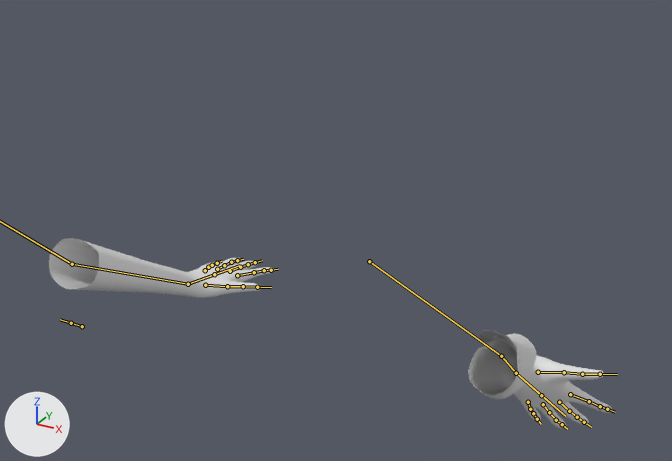
Before and after pictures for a commit that changed the FBX model Broken Dreams/Assets/3D Models/Weapons/Hands/Hands.fbx.
Before and after are seen from a 50 mm lens placed at (27.8, -52.9, 33.4), pointed at (2.1, -6.1, 10.1). Every picture has the same lights, and +X, +Y and +Z are marked at lower left. Both versions are drawn at frame 1 of the action 'handsrig|handsrigAction.002'; the numbers are the values there. The bones that bend it are drawn over the model as lines.
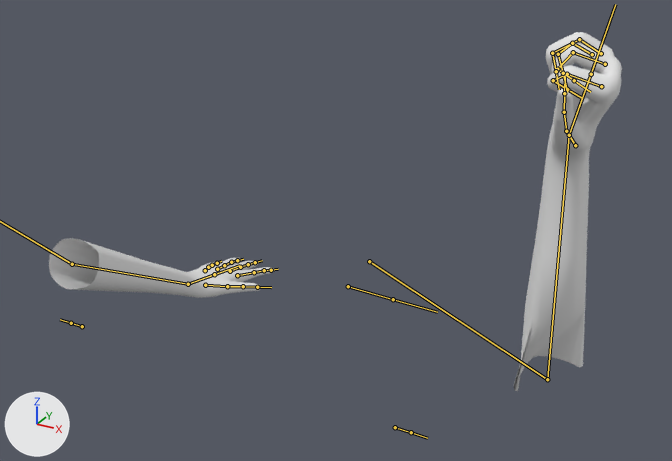
Commit message: updated Hand Anims

The change in detail:
Bone 'forearm.L' (bone_forearm_l) turns from (5, -2, -6) to (2, 13, -15) degrees about its own x, y and z.
Bone 'forearm.L.001' (bone_forearm_l_001) turns from (21, 119, 32) to (78, -26, 118) degrees about its own x, y and z.
Bone 'hand.L' (bone_hand_l) turns from (21, 39, 12) to (-5, 19, 16) degrees about its own x, y and z.
Bone 'th1.L' (bone_th1_l) turns from (0, 0, 0) to (-27, -7, -13) degrees about its own x, y and z.
Bone 'th2.L' (bone_th2_l) turns from (0, 0, 0) to (0, 0, -13) degrees about its own x, y and z.
Bone 'th3.L' (bone_th3_l) turns from (0, 0, 0) to (0, 0, -13) degrees about its own x, y and z.
Bone 'fi1.L' (bone_fi1_l) turns from (0, 0, 0) to (-81, -1, 6) degrees about its own x, y and z.
Bone 'fi2.L' (bone_fi2_l) turns from (0, 0, 0) to (-81, 0, 0) degrees about its own x, y and z.
Bone 'fi3.L' (bone_fi3_l) turns from (0, 0, 0) to (-81, 0, 0) degrees about its own x, y and z.
Bone 'fm1.L' (bone_fm1_l) turns from (0, 0, 0) to (-79, 0, 0) degrees about its own x, y and z.
Bone 'fm2.L' (bone_fm2_l) turns from (0, 0, 0) to (-79, 0, 0) degrees about its own x, y and z.
Bone 'fm3.L' (bone_fm3_l) turns from (0, 0, 0) to (-79, 0, 0) degrees about its own x, y and z.
Bone 'fr1.L' (bone_fr1_l) turns from (0, 0, 0) to (-66, 0, 0) degrees about its own x, y and z.
Bone 'fr2.L' (bone_fr2_l) turns from (0, 0, 0) to (-66, 0, 0) degrees about its own x, y and z.
Bone 'fr3.L' (bone_fr3_l) turns from (0, 0, 0) to (-66, 0, 0) degrees about its own x, y and z.
Bone 'fp1.L' (bone_fp1_l) turns from (0, 0, 0) to (-68, 0, 0) degrees about its own x, y and z.
Bone 'fp2.L' (bone_fp2_l) turns from (0, 0, 0) to (-68, 0, 0) degrees about its own x, y and z.
Bone 'fp3.L' (bone_fp3_l) turns from (0, 0, 0) to (-68, 0, 0) degrees about its own x, y and z.

Pixel boxes [x1, y1, x2, y2] of what changed, in the pictures (672 x 461 px):
'Cube', posed (88% taller)
    before: [49, 238, 612, 428]
    after: [49, 32, 622, 391]
bone 'forearm.L', root to tip
    before: (369, 261) to (501, 356)
    after: (369, 261) to (547, 379)
bone 'forearm.L.001', root to tip
    before: (501, 356) to (516, 373)
    after: (547, 379) to (569, 135)
bone 'hand.L', root to tip
    before: (516, 373) to (558, 409)
    after: (569, 135) to (607, 27)
bone 'th1.L', root to tip
    before: (538, 372) to (564, 372)
    after: (575, 145) to (566, 131)
bone 'th2.L', root to tip
    before: (564, 372) to (582, 374)
    after: (566, 131) to (564, 112)
bone 'th3.L', root to tip
    before: (582, 374) to (600, 374)
    after: (564, 112) to (564, 93)
bone 'fi1.L', root to tip
    before: (570, 394) to (589, 401)
    after: (601, 86) to (567, 74)
bone 'fi2.L', root to tip
    before: (589, 401) to (600, 406)
    after: (567, 74) to (553, 80)
bone 'fi3.L', root to tip
    before: (600, 406) to (607, 409)
    after: (553, 80) to (567, 89)
bone 'fm1.L', root to tip
    before: (559, 402) to (569, 411)
    after: (605, 64) to (573, 52)
bone 'fm2.L', root to tip
    before: (569, 411) to (577, 417)
    after: (573, 52) to (557, 69)
bone 'fm3.L', root to tip
    before: (577, 417) to (584, 422)
    after: (557, 69) to (574, 80)
bone 'fr1.L', root to tip
    before: (543, 404) to (549, 412)
    after: (601, 53) to (579, 39)
bone 'fr2.L', root to tip
    before: (549, 412) to (556, 420)
    after: (579, 39) to (552, 53)
bone 'fr3.L', root to tip
    before: (556, 420) to (562, 424)
    after: (552, 53) to (556, 71)
bone 'fp1.L', root to tip
    before: (528, 402) to (530, 409)
    after: (592, 54) to (572, 43)
bone 'fp2.L', root to tip
    before: (530, 409) to (533, 413)
    after: (572, 43) to (558, 54)
bone 'fp3.L', root to tip
    before: (533, 413) to (537, 419)
    after: (558, 54) to (563, 73)
